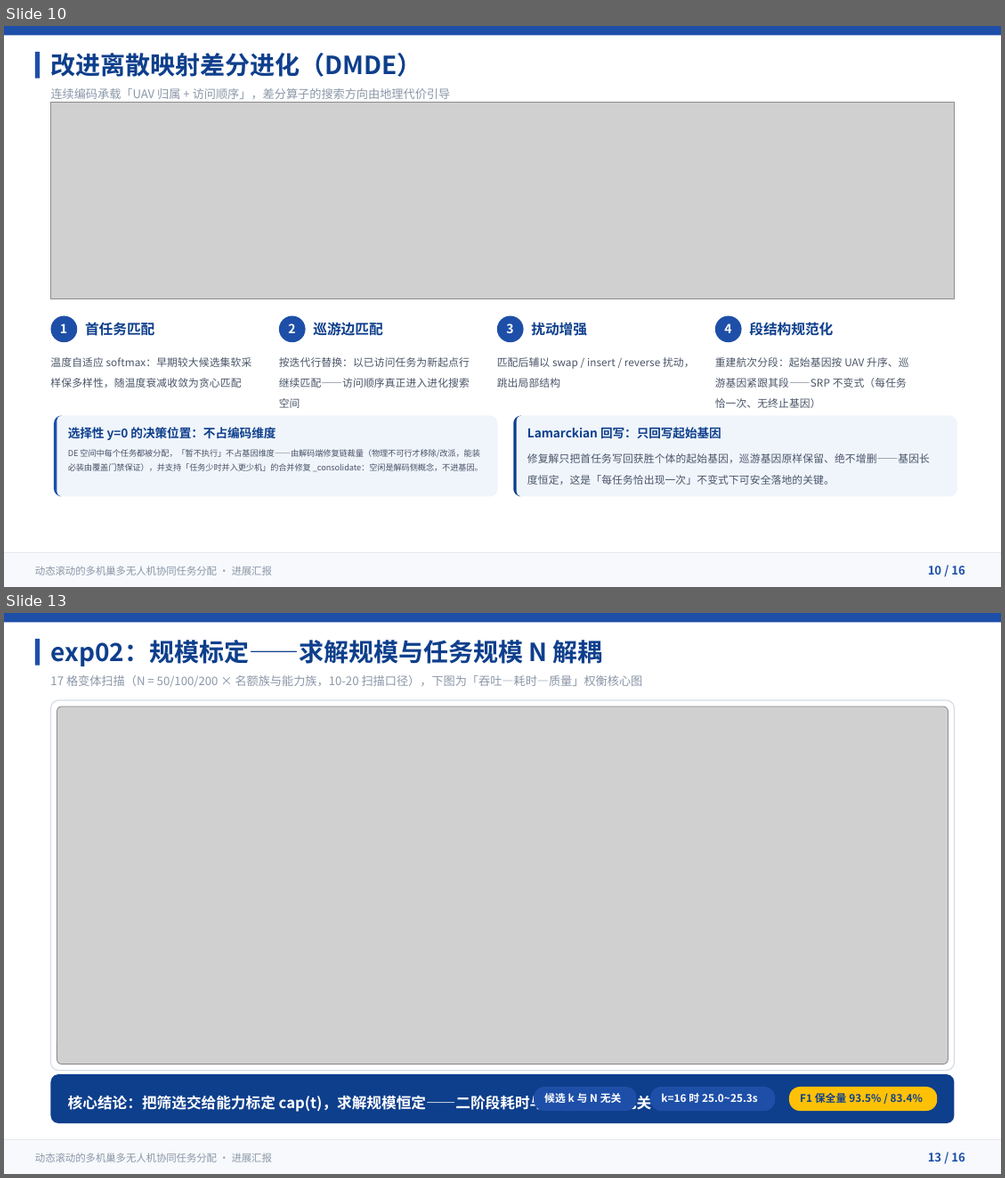
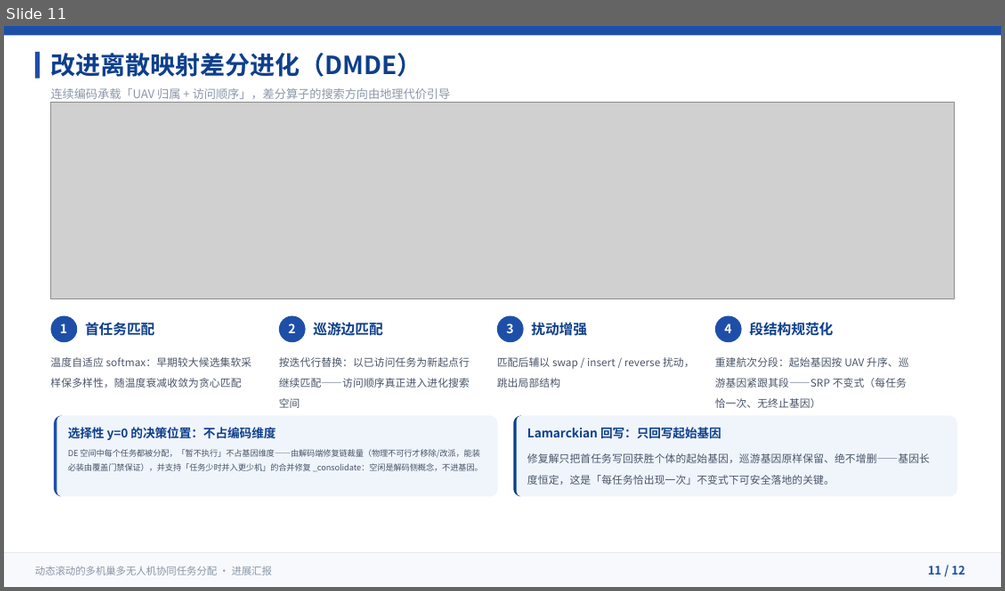
Before and after one commit to 909347194/ExperimentForGraduation, a slide deck: UAV协同任务分配方法-进展汇报/UAV协同任务分配方法-进展汇报.pptx. Shown one above the other, each under a label of ours: slides 10 and 13 before the commit, slide 11 after it; the slides between them are not shown. The pictures are 1005x1178 and 1005x591 pixels, drawn with LibreOffice and Linux fonts; fonts in the diff are those of the drawing; grey boxes stand for pictures. Boxes give left, top, right and bottom in pixels: in the first picture for what was removed or moved away, otherwise in the second. Text is boxed around its words. In the diff, an @@ line names an element or a change of style, - is before the commit and + after.

Commit message:
docs(ppt): 方法专版重构——移除全部实验内容，新增滚动闭环页
- 删 5 页实验内容（04 章扉页 / exp01 / exp02 / 性能瓶颈 / 证据边界与计划），
  实验图资产 fig_exp*.png 一并清除
- 新增 P6「动态滚动与闭环运行」（任务池演化 / 机队状态更新 / 周期时序 /
  完成反馈闸门 / 滞留防饥饿），补上标题里「动态滚动」的方法空缺
- P4 左图由 exp01 实测图改为「任务池状态演化示意」原生矢量图（灰→橙→绿）
- 全deck 去实验表述：目录改 3 章、扉页导航 01-03、页码 02–11/12 重编、
  封面/结束页/模型页措辞同步（big-M 标注改为兼容口径）
- slides/*.slide 源同步（含重编号 06→12、新增 06.slide）

```diff
--- a/UAV协同任务分配方法-进展汇报/UAV协同任务分配方法-进展汇报.pptx
+++ b/UAV协同任务分配方法-进展汇报/UAV协同任务分配方法-进展汇报.pptx
@@ slide 13 removed at <box>4,613,1001,1174</box>, background #FFFFFF @@
@@ rectangle removed at <box>4,613,1001,622</box> @@
@@ rectangle removed at <box>35,639,40,665</box> @@
@@ text removed at <box>51,636,603,668</box> @@
-exp02：规模标定——求解规模与任务规模 N 解耦
@@ text removed at <box>50,675,643,687</box> @@
-17 格变体扫描（N = 50/100/200 × 名额族与能力族，10-20 扫描口径），下图为「吞吐—耗时—质量」权衡核心图
@@ rounded rectangle removed at <box>50,700,954,1070</box> @@
@@ picture removed at <box>57,706,948,1064</box> @@
@@ rounded rectangle removed at <box>50,1074,954,1124</box> @@
@@ rounded rectangle removed at <box>534,1086,637,1111</box> @@
@@ text removed at <box>544,1091,622,1105</box> @@
-候选 k 与 N 无关
@@ rounded rectangle removed at <box>651,1086,776,1111</box> @@
@@ text removed at <box>661,1093,758,1103</box> @@
-k=16 时 25.0~25.3s
@@ rounded rectangle removed at <box>789,1086,938,1111</box> @@
@@ text removed at <box>800,1093,922,1103</box> @@
-F1 保全量 93.5% / 83.4%
@@ text removed at <box>68,1094,604,1111</box> @@
-核心结论：把筛选交给能力标定 cap(t)，求解规模恒定——二阶段耗时与任务规模 N 无关
@@ rectangle removed at <box>4,1140,1001,1174</box> @@
@@ freeform shape removed at <box>4,1140,1001,1174</box> @@
@@ text removed at <box>35,1152,272,1162</box> @@
-动态滚动的多机巢多无人机协同任务分配 · 进展汇报
@@ text removed at <box>928,1152,965,1161</box> @@
-13 / 16
@@ what was slide 10 is now slide 11 @@
@@ slide 11 changed as well @@
@@ text at <box>928,565,965,574</box>: text changed @@
-10 / 16
+11 / 12
```
Also in this commit, not shown: 10 other slides changed, 1 slide added, 4 other slides removed, 21 other files.
